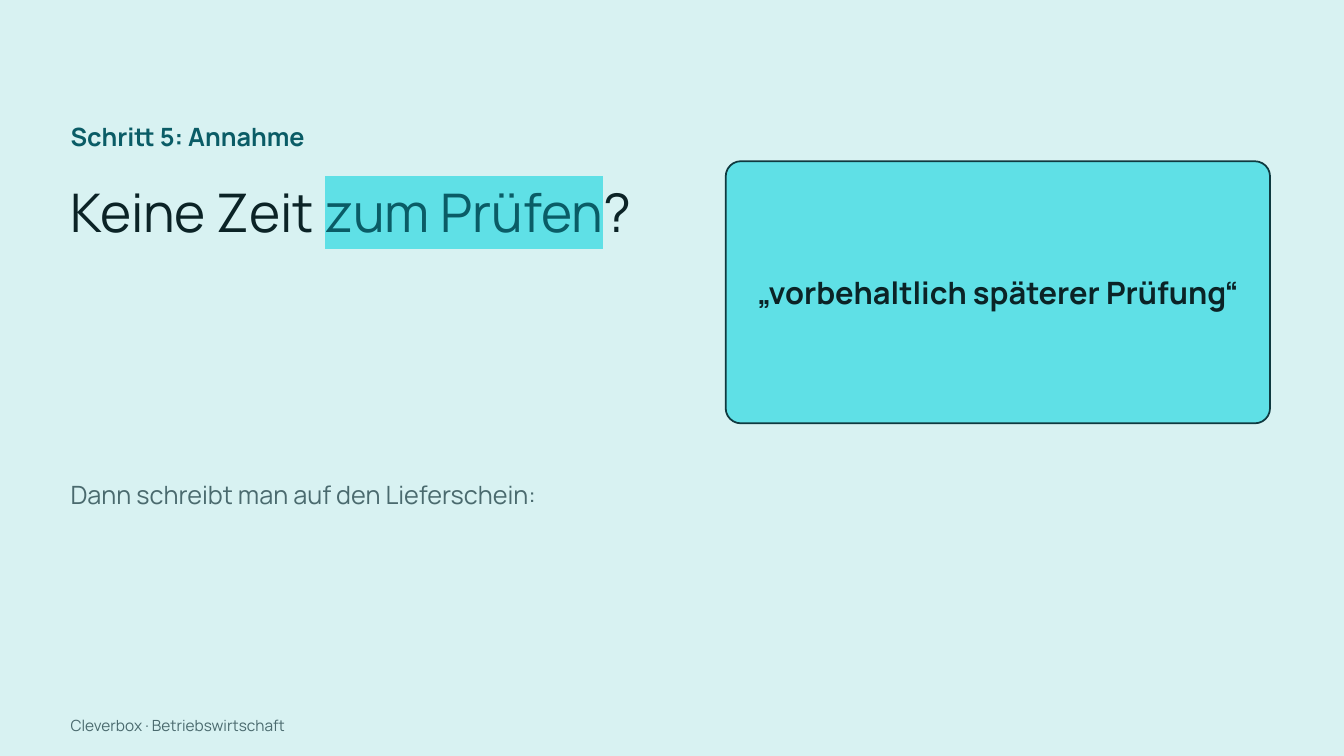
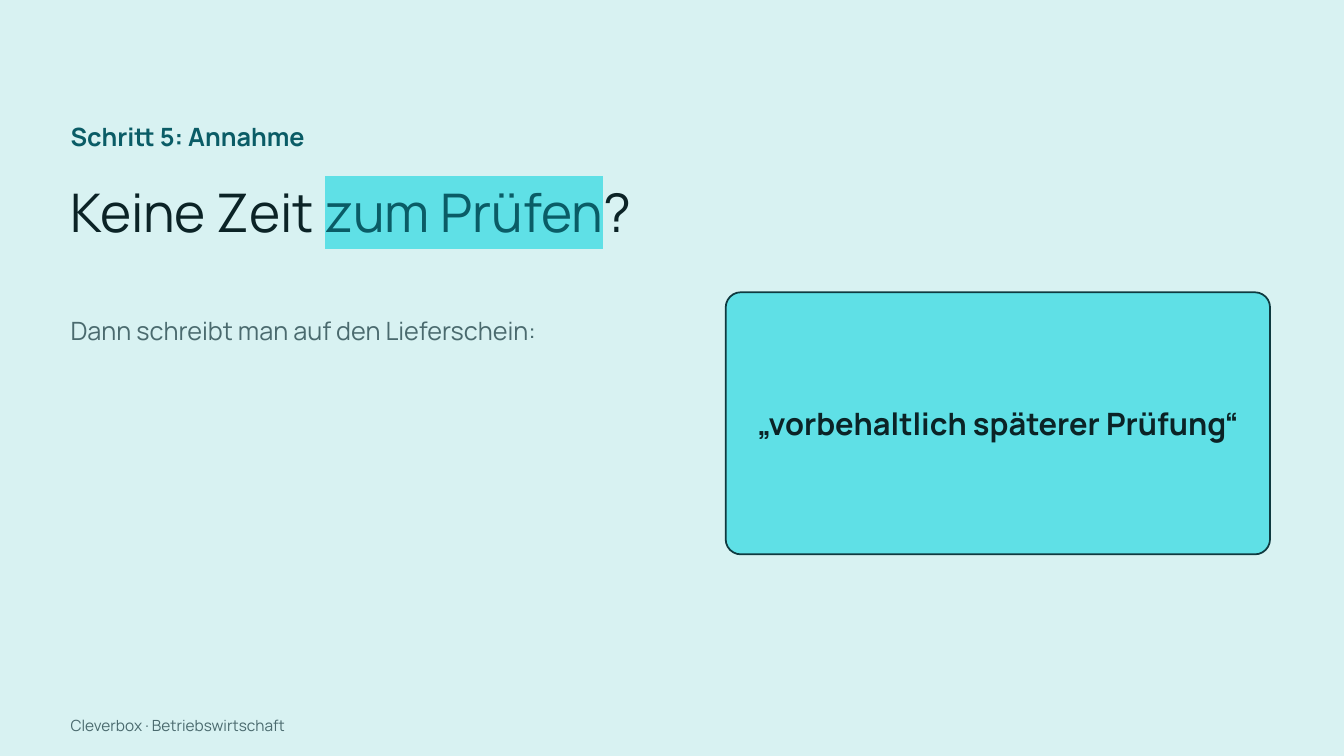
Before and after one commit to arminheske/claudecloud, a slide deck: slide 50 of videoslides/cleverbox-abwicklung-kauf-slides.pptx. Drawn at 1344x756 pixels with LibreOffice and Linux fonts; fonts in the diff are those of the drawing. Boxes give left, top, right and bottom in pixels: in the first picture for what was removed or moved away, otherwise in the second. Text is boxed around its words. In the diff, an @@ line names an element or a change of style, - is before the commit and + after.

```diff
--- a/videoslides/cleverbox-abwicklung-kauf-slides.pptx
+++ b/videoslides/cleverbox-abwicklung-kauf-slides.pptx
@@ rounded rectangle: place and size @@
-rounded rectangle at [726,161,1270,423]
+rounded rectangle at [726,292,1270,555]
@@ text "„vorbehaltlich späterer Prüfung“": place and size @@
-text "„vorbehaltlich späterer Prüfung“" at [757,281,1239,312]
+text "„vorbehaltlich späterer Prüfung“" at [757,412,1239,443]
@@ text "Dann schreibt man auf den ...": place and size @@
-text "Dann schreibt man auf den ..." at [71,485,536,505]
+text "Dann schreibt man auf den ..." at [71,321,536,341]
```
Also in this commit, not shown: 61 other slides changed, 1 other file.
